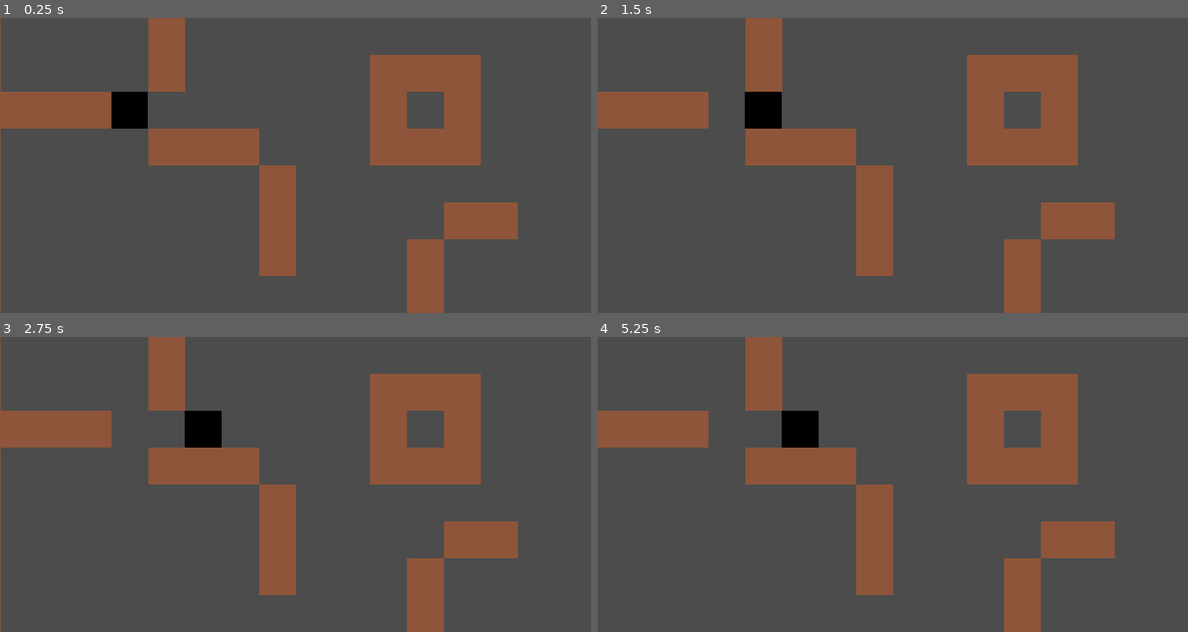
Above: before the commit, frames 1-4 (two rows, left to right).
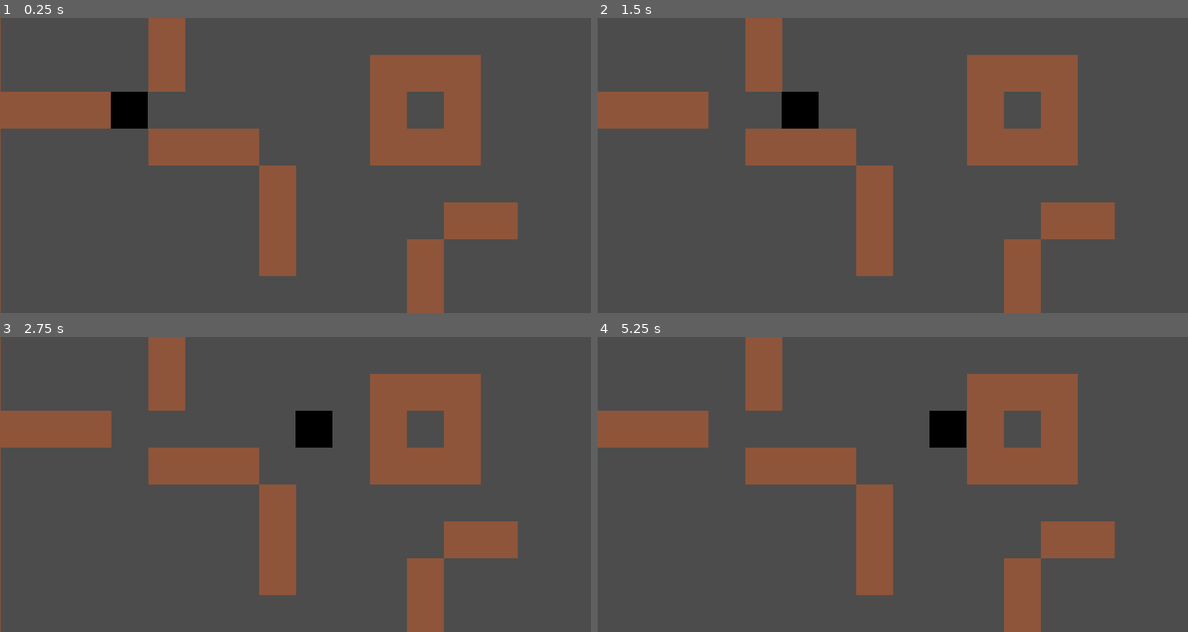
Above: after the commit, the same moments.

Repository: Leirda01/gmtk-2020-leirda-diana
Game: Godot game, scene res://scenes/main.tscn
The game is run twice, just before and just after one commit, with the same random seed, the same clock (stepped at 60 frames per second) and the same inputs.
Inputs:
- Up to frame 1 (0.25 s): no input
- Up to frame 2 (1.5 s): tap Enter at 0.5 s; hold Right (right, bound only before the commit) 0.53-1.28 s; hold Space (ui_select) 0.53-1.28 s; hold Down (down, bound only before the commit) from 1.28 s (still down); tap Space (ui_select) at 1.35 s
- Up to frame 3 (2.75 s): tap Space (ui_select) at 1.52, 1.82 s; release Down (down, bound only before the commit) at 2.03 s; hold Right (right, bound only before the commit) from 2.03 s (still down); hold Space (ui_select) from 2.03 s (still down)
- Up to frame 4 (5.25 s): tap Enter at 2.75, 4.25 s; release Right (right, bound only before the commit) at 2.78 s; release Space (ui_select) at 2.78 s; hold Up (up, bound only before the commit) 2.78-3.53 s; tap Space (ui_select) at 2.85, 3.02, 3.32, 3.5, 4.35, 4.52, 4.82, 5 s; hold Space (ui_select) 3.53-4.28 s; hold Left (left, bound only before the commit) 3.53-5.03 s; hold Down (down, bound only before the commit) from 5.03 s (still down); hold Space (ui_select) from 5.03 s (still down)

The runs differ from the first frame. In frame 1, less than 0.1% of the frame differs, in the area x 18-19%, y 25-38%; in frame 2, 1.6%, in the area x 25-38%, y 25-38%; in frame 3, 1.6%; in frame 4, 1.6%.

Commit message:
Create "entity" scene, try to refactor things

Diff:
--- a/project.godot
+++ b/project.godot
@@ -22,26 +22,3 @@
 
 window/size/height=512
 window/size/resizable=false
-
-[input]
-
-left={
-"deadzone": 0.5,
-"events": [ Object(InputEventKey,"resource_local_to_scene":false,"resource_name":"","device":0,"alt":false,"shift":false,"control":false,"meta":false,"command":false,"pressed":false,"scancode":16777231,"unicode":0,"echo":false,"script":null)
- ]
-}
-up={
-"deadzone": 0.5,
-"events": [ Object(InputEventKey,"resource_local_to_scene":false,"resource_name":"","device":0,"alt":false,"shift":false,"control":false,"meta":false,"command":false,"pressed":false,"scancode":16777232,"unicode":0,"echo":false,"script":null)
- ]
-}
-down={
-"deadzone": 0.5,
-"events": [ Object(InputEventKey,"resource_local_to_scene":false,"resource_name":"","device":0,"alt":false,"shift":false,"control":false,"meta":false,"command":false,"pressed":false,"scancode":16777234,"unicode":0,"echo":false,"script":null)
- ]
-}
-right={
-"deadzone": 0.5,
-"events": [ Object(InputEventKey,"resource_local_to_scene":false,"resource_name":"","device":0,"alt":false,"shift":false,"control":false,"meta":false,"command":false,"pressed":false,"scancode":16777233,"unicode":0,"echo":false,"script":null)
- ]
-}
--- /dev/null
+++ b/scenes/entity.tscn
@@ -0,0 +1,24 @@
+[gd_scene load_steps=4 format=2]
+
+[ext_resource path="res://scripts/player.gd" type="Script" id=1]
+[ext_resource path="res://sprites/player.png" type="Texture" id=2]
+
+[sub_resource type="RectangleShape2D" id=1]
+extents = Vector2( 32, 32 )
+
+[node name="entity" type="Area2D"]
+position = Vector2( 192, 128 )
+script = ExtResource( 1 )
+
+[node name="CollisionShape2D" type="CollisionShape2D" parent="."]
+position = Vector2( 32, 32 )
+shape = SubResource( 1 )
+
+[node name="Sprite" type="Sprite" parent="."]
+texture = ExtResource( 2 )
+centered = false
+
+[node name="RayCast2D" type="RayCast2D" parent="."]
+position = Vector2( 32, 32 )
+
+[node name="Tween" type="Tween" parent="."]
--- /dev/null
+++ b/scenes/main.gd
@@ -0,0 +1,5 @@
+extends Node
+
+func _unhandled_input(event):
+	if event.is_action_pressed("ui_select"):
+		$player.move(Vector2.RIGHT)
--- a/scenes/main.tscn
+++ b/scenes/main.tscn
@@ -1,11 +1,8 @@
-[gd_scene load_steps=7 format=2]
+[gd_scene load_steps=6 format=2]
 
-[ext_resource path="res://scripts/player.gd" type="Script" id=1]
-[ext_resource path="res://sprites/player.png" type="Texture" id=2]
+[ext_resource path="res://scenes/entity.tscn" type="PackedScene" id=1]
 [ext_resource path="res://sprites/environment.png" type="Texture" id=3]
-
-[sub_resource type="RectangleShape2D" id=1]
-extents = Vector2( 32, 32 )
+[ext_resource path="res://scenes/main.gd" type="Script" id=4]
 
 [sub_resource type="ConvexPolygonShape2D" id=2]
 points = PoolVector2Array( 0, 0, 64, 0, 64, 64, 0, 64 )
@@ -34,26 +31,12 @@
 0/z_index = 0
 
 [node name="main" type="Node"]
+script = ExtResource( 4 )
 
-[node name="player" type="Area2D" parent="."]
-position = Vector2( 192, 128 )
-script = ExtResource( 1 )
-
-[node name="Sprite" type="Sprite" parent="player"]
-texture = ExtResource( 2 )
-centered = false
-
-[node name="CollisionShape2D" type="CollisionShape2D" parent="player"]
-position = Vector2( 32, 32 )
-shape = SubResource( 1 )
-
-[node name="RayCast2D" type="RayCast2D" parent="player"]
-position = Vector2( 32, 32 )
-
-[node name="Tween" type="Tween" parent="player"]
-
-[node name="TileMap" type="TileMap" parent="."]
+[node name="World" type="TileMap" parent="."]
 position = Vector2( 1, 0 )
 tile_set = SubResource( 3 )
 format = 1
 tile_data = PoolIntArray( -1, 0, 0, -65536, 0, 0, -65535, 0, 0, -65534, 0, 0, -65533, 0, 0, -65532, 0, 0, -65531, 0, 0, …(896 unchanged characters)…
+
+[node name="player" parent="." instance=ExtResource( 1 )]
--- a/scripts/player.gd
+++ b/scripts/player.gd
@@ -1,32 +1,22 @@
 extends Area2D
 
-
-export var speed = 10
+export var speed = 15
+export var tile_size = 64
 
 onready var ray = $RayCast2D
 onready var tween = $Tween
 
-var tile_size = 64
-var inputs = {"right": Vector2.RIGHT,
-				"left": Vector2.LEFT,
-				"up": Vector2.UP,
-				"down": Vector2.DOWN}
+func move(direction) -> Object:
+	ray.cast_to = direction * tile_size
+	ray.force_raycast_update()
+	var collider = ray.get_collider()
+	if collider:
+		return collider
+	smoothly_move(tween, direction, speed)
+	return null
 
-func _unhandled_input(event):
-	if tween.is_active():
-		return
-	for direction in inputs.keys():
-		if event.is_action_pressed(direction):
-			move(direction)
-
-func move(dir):
-	ray.cast_to = inputs[dir] * tile_size
-	ray.force_raycast_update()
-	if not ray.is_colliding():
-		move_tween(dir)
-
-func move_tween(direction):
+func smoothly_move(tween, direction, speed = 10):
 	tween.interpolate_property(self, "position",
-		position, position + inputs[direction] * tile_size,
-		1.0 / speed, Tween.TRANS_SINE, Tween.EASE_IN_OUT)
+		position, position + direction * tile_size,
+		1.0 / speed)
 	tween.start()
